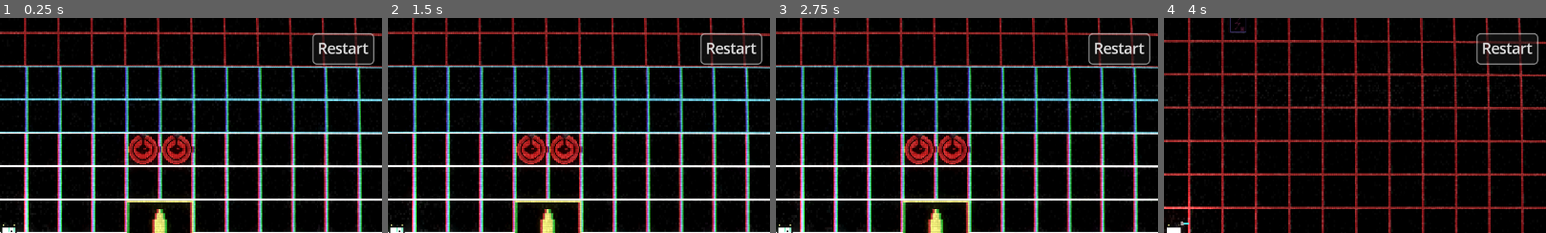
Above: before the commit, frames 1-4 (left to right).
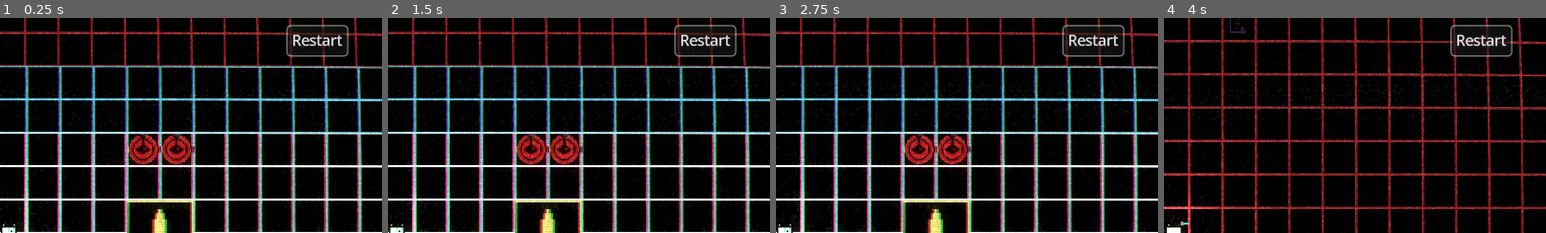
Above: after the commit, the same moments.

Repository: LexMalch/DebagerNew
Game: Godot game, scene res://scene/main/main.tscn
Two runs of this game, one before a commit and one after it. Both use one fixed random seed, a clock stepped at 60 frames per second and the inputs below.
Inputs (mouse positions are % of the whole screen's width and height, from its top left):
- Up to frame 1 (0.25 s): no input
- Up to frame 2 (1.5 s): click "Restart" at 0.5 s; click "Restart" at 1.25 s
- Up to frame 3 (2.75 s): click "Restart" at 2 s
- Up to frame 4 (4 s): move the mouse to (45, 70) at 2.77 s; hold 3 (build_mode) 2.78-3.53 s; hold W (up) from 2.78 s (still down); move the mouse to (80, 65) at 3.52 s; tap 1 (dig_mode) at 3.6 s
The pictures show only the part of the screen within x 49-99%, y 0-50%; the shares and areas given below are measured in that part.

The runs differ from the first frame. In frame 1, 1.8% of the frame differs, in the area x 75-98%, y 3-22%; in frame 2, 1.8%; in frame 3, 1.8%; in frame 4, 1.8%.

Commit message:
0.7.5
звуки
стартскрин
новая башня

Diff:
--- a/project.godot
+++ b/project.godot
@@ -28,6 +28,7 @@
 window/size/viewport_width=640
 window/size/viewport_height=360
 window/size/initial_position_type=0
+window/size/resizable=false
 window/size/window_width_override=1280
 window/size/window_height_override=720
 window/stretch/aspect="ignore"
--- /dev/null
+++ b/scene/startsreen/start_screen.tscn
@@ -0,0 +1,9 @@
+[gd_scene load_steps=2 format=3 uid="uid://bycweigvc6ki2"]
+
+[ext_resource type="Texture2D" uid="uid://dcrcov3wbym4i" path="res://scene/startsreen/logo.png" id="1_oqu1e"]
+
+[node name="Start_screen" type="Node2D"]
+
+[node name="Logo" type="Sprite2D" parent="."]
+position = Vector2(320, 180)
+texture = ExtResource("1_oqu1e")
--- /dev/null
+++ b/scene/tower/tower.tscn
@@ -0,0 +1,15 @@
+[gd_scene load_steps=3 format=3 uid="uid://5cn8pox7yagf"]
+
+[ext_resource type="Texture2D" uid="uid://d0d17jusgvp6k" path="res://scene/tower/tower.png" id="1_mtpyc"]
+
+[sub_resource type="RectangleShape2D" id="RectangleShape2D_nrt1x"]
+size = Vector2(26, 28)
+
+[node name="Tower" type="StaticBody2D"]
+
+[node name="Sprite2D" type="Sprite2D" parent="."]
+texture = ExtResource("1_mtpyc")
+
+[node name="CollisionShape2D" type="CollisionShape2D" parent="."]
+position = Vector2(0, 15)
+shape = SubResource("RectangleShape2D_nrt1x")
--- a/scene/ui/control.tscn
+++ b/scene/ui/control.tscn
@@ -118,16 +118,19 @@
 [node name="TypeTimer" type="Timer" parent="HBoxContainer/MarginContainer2/Label"]
 wait_time = 0.1
 
-[node name="MarginContainer3" type="MarginContainer" parent="HBoxContainer"]
+[node name="Restart" type="HBoxContainer" parent="."]
+layout_mode = 1
+offset_left = 736.0
+offset_top = 8.0
+offset_right = 805.0
+offset_bottom = 43.0
+size_flags_horizontal = 8
+size_flags_vertical = 8
+
+[node name="RestartButton" parent="Restart" instance=ExtResource("5_daosa")]
 layout_mode = 2
 size_flags_horizontal = 8
-size_flags_vertical = 8
-theme_override_constants/margin_left = 510
-theme_override_constants/margin_bottom = 2
-
-[node name="RestartButton" parent="HBoxContainer/MarginContainer3" instance=ExtResource("5_daosa")]
-layout_mode = 2
-size_flags_vertical = 8
+size_flags_vertical = 0
 theme_override_styles/panel = SubResource("StyleBoxFlat_daosa")
 
 [connection signal="timeout" from="HBoxContainer/MarginContainer2/Label/TypeTimer" to="HBoxContainer/MarginContainer2/Label" method="_on_type_timer_timeout"]
Binary file added: scene/startsreen/logo.png
Not shown, added: scene/startsreen/logo.png.import
Binary file added: scene/tower/tower.png
Not shown, added: scene/tower/tower.png.import
Not shown, added: sounds/build_destroy.wav.import
Not shown, added: sounds/laser_use.wav.import
Not shown, added: sounds/playerhit.wav.import
Not shown, added: sounds/turret_shoot.wav.import
Not shown, added: sounds/build_destroy.wav
Not shown, added: sounds/laser_use.wav
Not shown, added: sounds/playerhit.wav
Not shown, added: sounds/turret_shoot.wav
